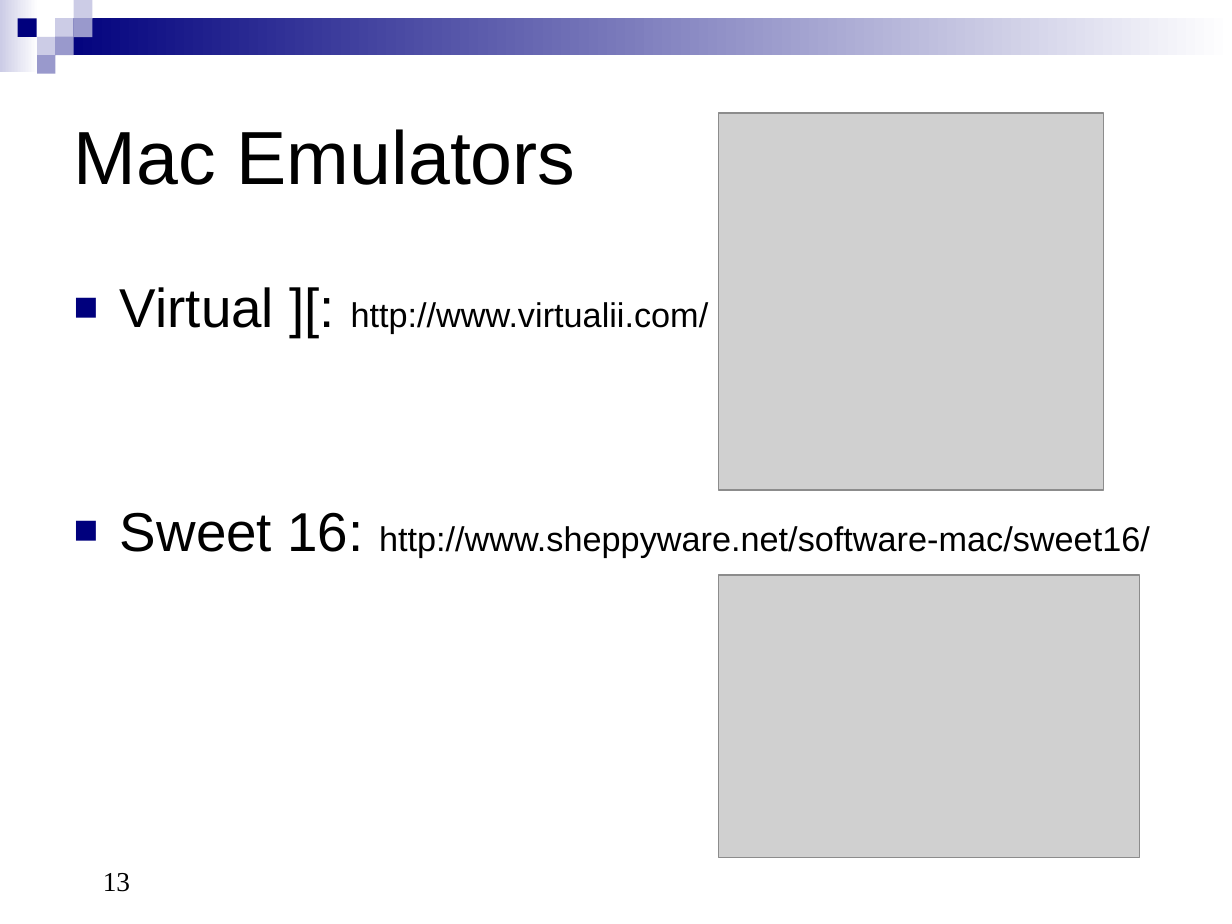
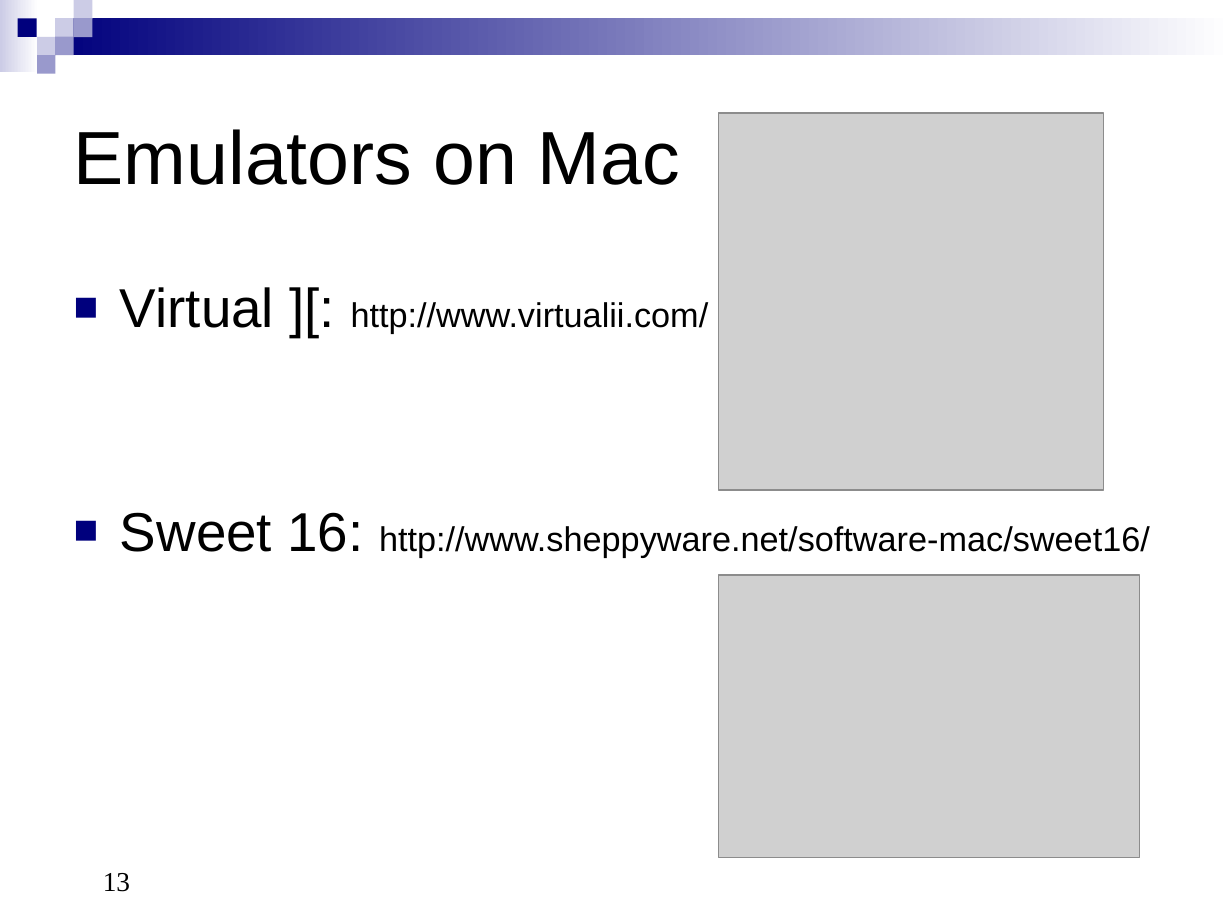
Before and after one commit to knghtbrd/adtpro, a slide deck: slide 13 of doc/src/site/resources/ADTProIntro.ppt. Drawn at 1232x924 pixels with LibreOffice and Linux fonts; fonts in the diff are those of the drawing; grey boxes stand for pictures. Boxes give left, top, right and bottom in pixels: in the first picture for what was removed or moved away, otherwise in the second. Text is boxed around its words. In the diff, an @@ line names an element or a change of style, - is before the commit and + after.

Commit message:
A few presentation updates...

```diff
--- a/doc/src/site/resources/ADTProIntro.ppt
+++ b/doc/src/site/resources/ADTProIntro.ppt
@@ title at [74,129,680,185]: text changed @@
-Mac Emulators
+Emulators on Mac
```
Also in this commit, not shown: 1 other file.
